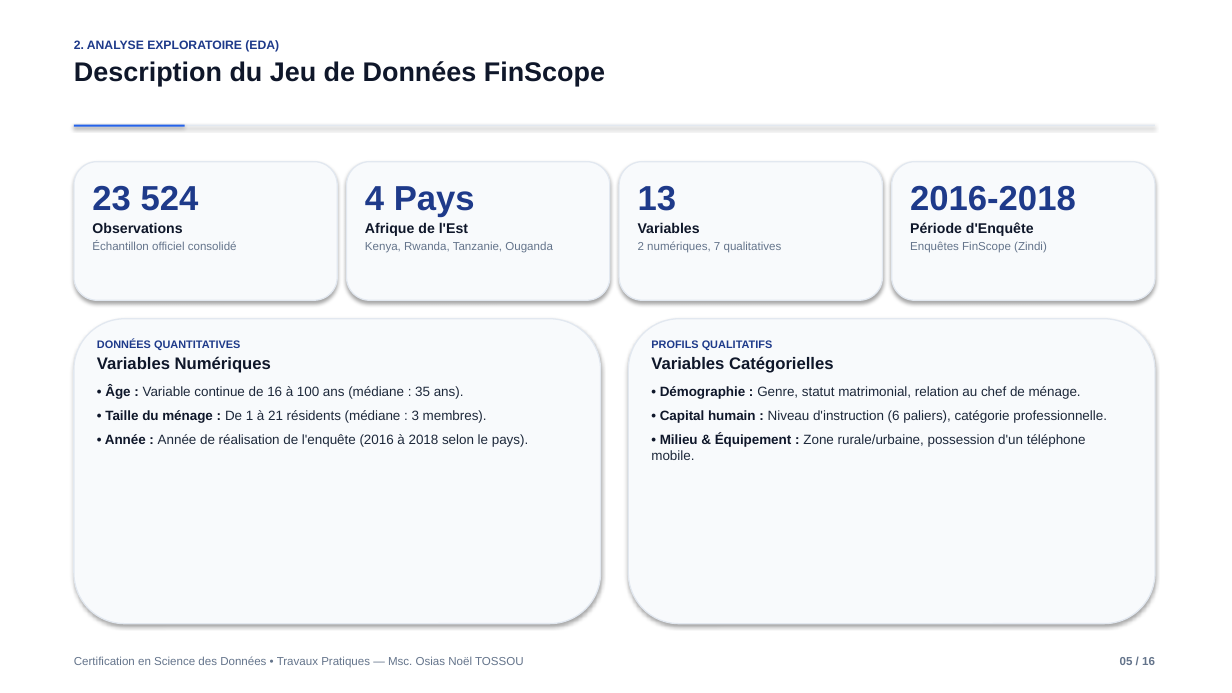
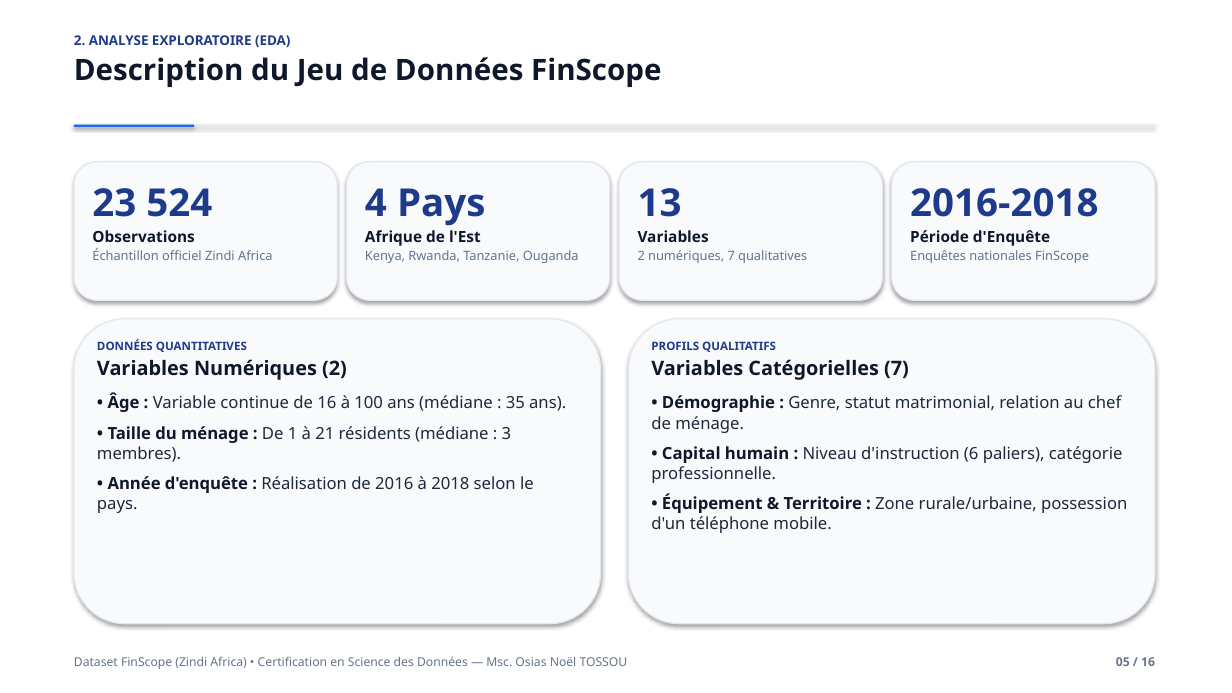
Before and after one commit to OLOUNLAD/Financial-inclusion-africa, a slide deck: slide 5 of Presentation_Soutenance.pptx. Drawn at 1232x693 pixels with LibreOffice and Linux fonts; fonts in the diff are those of the drawing. Boxes give left, top, right and bottom in pixels: in the first picture for what was removed or moved away, otherwise in the second. Text is boxed around its words. In the diff, an @@ line names an element or a change of style, - is before the commit and + after.

Commit message:
Redesign defense slides: highlight FinScope dataset, enlarge typography to 13pt, and balance card proportions

```diff
--- a/Presentation_Soutenance.pptx
+++ b/Presentation_Soutenance.pptx
@@ text "2. ANALYSE EXPLORATOIRE (EDA)" at (x1=74, y1=35, x2=661, y2=87): size 9.5 to 10.5 pt in "2. ANALYSE EXPLORATOIRE (EDA)"; font Arial to Noto Sans; size 21 to 23 pt in "Description du Jeu de Données FinScope" @@
@@ rectangle resized from (x1=74, y1=125, x2=185, y2=127) to (x1=74, y1=125, x2=194, y2=128) @@
@@ text "4 Pays" at (x1=365, y1=188, x2=485, y2=246): size 27 to 30 pt in "4 Pays"; font Arial to Noto Sans; size 11 to 12 pt in "Afrique de l'Est"; size 9 to 10 pt in "Kenya, Rwanda, Tanzanie, Ouganda" @@
@@ text "13" at (x1=638, y1=188, x2=807, y2=263): size 27 to 30 pt in "13"; font Arial to Noto Sans; size 11 to 12 pt in "Variables"; size 9 to 10 pt in "2 numériques, 7 qualitatives" @@
@@ text at (x1=92, y1=188, x2=212, y2=217): size 27 to 30 pt in "23 524"; font Arial to Noto Sans in "23 524", "Observations"; size 11 to 12 pt in "Observations" @@
@@ text at (x1=910, y1=188, x2=1099, y2=246): size 27 to 30 pt in "2016-2018"; font Arial to Noto Sans in "2016-2018", "Période d'Enquête"; size 11 to 12 pt in "Période d'Enquête" @@
@@ text at (x1=92, y1=248, x2=273, y2=260): text changed; size 9 to 10 pt; font Arial to Noto Sans @@
-Échantillon officiel consolidé
+Échantillon officiel Zindi Africa
@@ text at (x1=910, y1=241, x2=1047, y2=253): text changed; size 9 to 10 pt; font Arial to Noto Sans @@
-Enquêtes FinScope (Zindi)
+Enquêtes nationales FinScope
@@ text at (x1=97, y1=359, x2=347, y2=380): text changed; size 13 to 15.5 pt; font Arial to Noto Sans @@
-Variables Numériques
+Variables Numériques (2)
@@ text at (x1=97, y1=339, x2=566, y2=462): size 8.5 to 9 pt in "DONNÉES QUANTITATIVES"; font Arial to Noto Sans in "DONNÉES QUANTITATIVES", "• Âge : Variable continue de 16 ...", "• Taille du ménage : De 1 ..."; size 10.5 to 13 pt in "• Âge : Variable continue de 16 ...", "• Taille du ménage : De 1 ..."; more space between paragraphs @@
@@ text at (x1=651, y1=359, x2=909, y2=380): text changed; size 13 to 15.5 pt; font Arial to Noto Sans @@
-Variables Catégorielles
+Variables Catégorielles (7)
@@ text at (x1=651, y1=341, x2=1123, y2=483): size 8.5 to 9 pt in "PROFILS QUALITATIFS"; font Arial to Noto Sans in "PROFILS QUALITATIFS", "• Démographie : Genre, statut matrimonial, relation ...", "• Capital humain : Niveau d'instruction (6 ..."; size 10.5 to 13 pt in "• Démographie : Genre, statut matrimonial, relation ...", "• Capital humain : Niveau d'instruction (6 ..."; more space between paragraphs @@
@@ text at (x1=97, y1=476, x2=534, y2=513): text changed; size 10.5 to 13 pt; font Arial to Noto Sans @@
-• Année : Année de réalisation de l'enquête (2016 à 2018 selon le pays).
+• Année d'enquête : Réalisation de 2016 à 2018 selon le pays.
@@ text at (x1=651, y1=494, x2=1127, y2=533): text changed; size 10.5 to 13 pt; font Arial to Noto Sans @@
-• Milieu & Équipement : Zone rurale/urbaine, possession d'un téléphone mobile.
+• Équipement & Territoire : Zone rurale/urbaine, possession d'un téléphone mobile.
@@ text at (x1=74, y1=656, x2=628, y2=669): text changed; size 9 to 9.5 pt; font Arial to Noto Sans @@
-Certification en Science des Données • Travaux Pratiques — Msc. Osias Noël TOSSOU
+Dataset FinScope (Zindi Africa) • Certification en Science des Données — Msc. Osias Noël TOSSOU
@@ text "05 / 16" at (x1=1116, y1=657, x2=1155, y2=666): size 9 to 9.5 pt, font Arial to Noto Sans @@
```
Also in this commit, not shown: 15 other slides changed, 2 other files.
